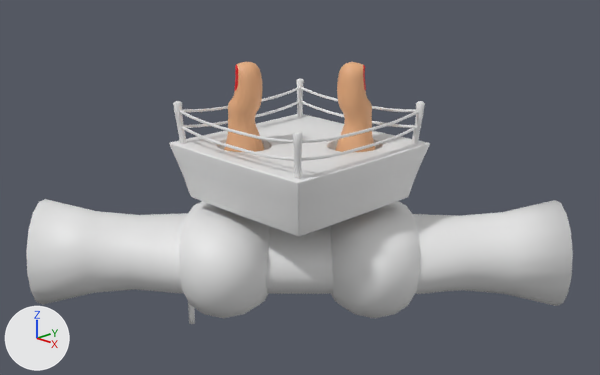
The Blender file Blender/Deditos_pruebas.blend, before and after one commit.
Rendered twice from a 50 mm camera at (39.5, -39.0, 14.9) aimed at (-0.1, 0.2, -3.3). Arrows for +X, +Y and +Z are at lower left; the lights stay in place.
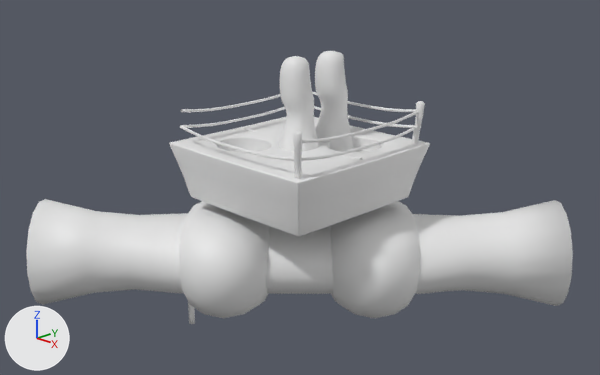
Where the newer file only moved an object's origin or applied its transform, the numbers keep the older frame.

Diff of the bpy script that builds the scene:
```diff
--- a/Blender/Deditos_pruebas.blend.py
+++ b/Blender/Deditos_pruebas.blend.py
@@ me_cylinder_010 @@
 # used by ob_cylinder_003; location = (-5.55, -5.67, -0.43); rotation_euler = (0.0, 0.0, 4.625), in degrees (0, 0, 265); scale = (0.22, 0.22, 0.22)
-me_cylinder_010.from_pydata(...)  # 84 vertices, 82 faces; spans x -1.0..2.4, y -2.4..1.0, z -1.0..15.1
+me_cylinder_010.from_pydata(...)  # 84 vertices, 81 faces; spans x -28.9..-25.5, y 20.5..23.9, z 1.0..17.1
+# me_cylinder_010 part 1: 84 vertices removed from x -1.0..2.4, y -2.4..1.0, z -1.0..15.1
@@ me_cylinder_013 @@
 me_cylinder_013.from_pydata(...)  # 160 vertices, 144 faces; spans x -1.3..0.8, y -0.8..12.6, z -43.8..43.8
 # used by ob_cylinder_010; location = (0.01, -5.85, 2.25); rotation_euler = (-1.571, 0.0, -1.571), in degrees (-90, 0, -90); scale = (0.126, 0.126, 0.13)
+# me_cylinder_013 part 2: the loose piece of 80 vertices spanning x -0.8..0.8, y -0.8..3.9, z -43.8..43.8 is deleted
@@ me_cylinder_018 @@
+me_cylinder_018.from_pydata(...)  # 80 vertices, 72 faces; spans x -5.68..5.68, y -0.1..0.1, z -0.49..0.1
@@ ob_mod_pulgar_00 @@
 ob_mod_pulgar_00 = bpy.data.objects.new('Mod_Pulgar_00', me_cube_008)
-ob_mod_pulgar_00.location = (0.0, 0.0, 0.0)
-ob_mod_pulgar_00.hide_set(True)
+ob_mod_pulgar_00.location = (0.0, 3.39, 0.0)
@@ ob_mod_pulgar_00_003 @@
 ob_mod_pulgar_00_003.location = (0.0, 0.0, 0.0)
-ob_mod_pulgar_00_003.hide_set(True)
@@ ob_mod_pulgar_00_004 @@
 ob_mod_pulgar_00_004.rotation_euler = (0.0, 0.0, -0.611)  # degrees (0, 0, -35)
+ob_mod_pulgar_00_004.hide_set(True)
@@ ob_mod_pulgar_00_005 @@
 ob_mod_pulgar_00_005 = bpy.data.objects.new('Mod_Pulgar_00.005', me_cube_013)
-ob_mod_pulgar_00_005.location = (-2.78, -2.69, -0.42)
+ob_mod_pulgar_00_005.location = (0.0, 0.0, 0.0)
 ob_mod_pulgar_00_005.rotation_euler = (0.0, 0.0, 2.356)  # degrees (0, 0, 135)
+ob_mod_pulgar_00_005.hide_set(True)
@@ ob_cylinder_013 @@
+ob_cylinder_013 = bpy.data.objects.new('Cylinder.013', me_cylinder_018)
+ob_cylinder_013.location = (0.0, 0.0, 0.0)
```

What differs and where, as boxes [x1, y1, x2, y2] in the pictures (600 x 375 px):
'Mod_Pulgar_00', shown
    after: [315, 51, 353, 152]
'Mod_Pulgar_00.003', shown
    after: [279, 56, 320, 151]
'Mod_Pulgar_00.004', hidden
    before: [335, 62, 376, 152]
'Mod_Pulgar_00.005', hidden
    before: [224, 62, 264, 152]
'Cylinder.010', reshaped (29% shorter)
    before: [179, 110, 294, 161]
    after: [180, 125, 294, 161]
'Cylinder.003', reshaped (not visible afterwards)
    before: [173, 101, 187, 144]
'Cylinder.013', added
    after: [244, 127, 362, 160]
part 2 of me_cylinder_013, deleted
    before: [179, 110, 293, 143]
